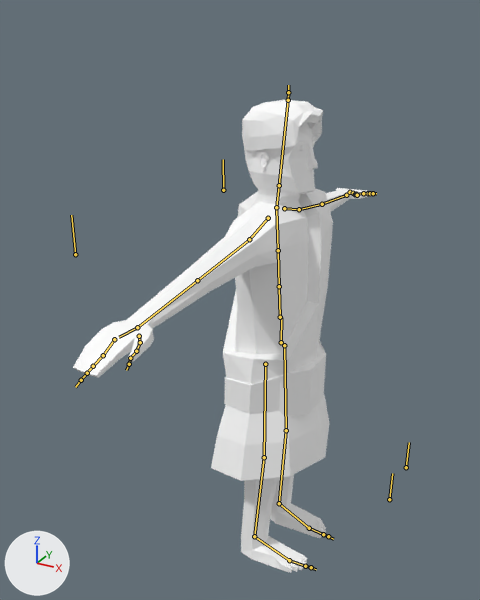
The Blender file Blend/HumanPlayer.blend as it was, and as the next commit left it.
Camera for both pictures: a 50 mm lens placed at (2.91, -6.19, 6.35), pointed at (-0.45, -0.07, 3.29). Lighting does not change. The marker at lower left points along +X, +Y and +Z. The bones that bend it are drawn over the model as lines.

Objects in the first picture: 'Belt', 'Human_Mesh', 'Tunic'.
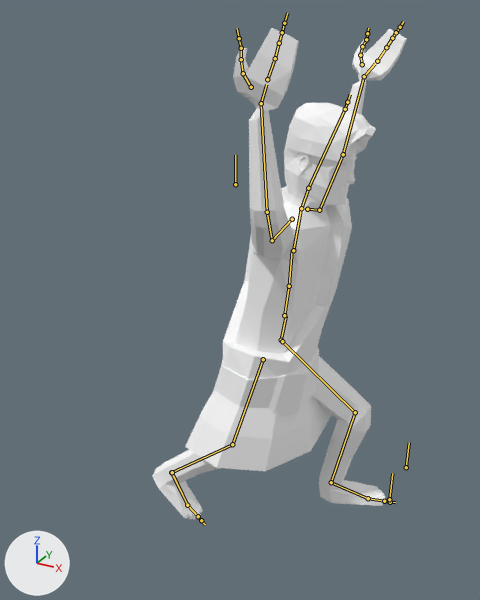
The newer file adds an action. The first version stands in its rest pose; the second is drawn at frame 40 of the action 'RunHandsUp'.

The change, as a list of edits to the scene's bpy script:
```text
Change bone_hips:
    where bone_hips = bpy.data.objects['Human Armature'].pose.bones['Hips']
    bone_hips.location: (0.0, 0.0, 0.0) -> (0.0, 0.05, 0.0)
    bone_hips.rotation_quaternion: (1.0, 0.0, 0.0, 0.0) -> (0.996, 0.088, 0.0, 0.0)  # degrees (0, 0, 0) -> degrees (10, 0, 0)
Change bone_spine1:
    where bone_spine1 = bpy.data.objects['Human Armature'].pose.bones['Spine1']  # child of 'Spine'
    bone_spine1.rotation_quaternion: (1.0, 0.0, 0.0, 0.0) -> (0.999, -0.034, 0.0, 0.0)  # degrees (0, 0, 0) -> degrees (-4, 0, 0)
Change bone_spine2:
    where bone_spine2 = bpy.data.objects['Human Armature'].pose.bones['Spine2']  # child of 'Spine1'
    bone_spine2.location: (0.0, 0.0, 0.0) -> (0.0, 0.0, 0.03)
    bone_spine2.rotation_quaternion: (1.0, 0.0, 0.0, 0.0) -> (0.999, 0.053, 0.0, 0.0)  # degrees (0, 0, 0) -> degrees (6, 0, 0)
Change bone_head:
    where bone_head = bpy.data.objects['Human Armature'].pose.bones['Head']  # child of 'Neck'
    bone_head.rotation_quaternion: (1.0, 0.0, 0.0, 0.0) -> (0.999, 0.046, 0.0, 0.0)  # degrees (0, 0, 0) -> degrees (5, 0, 0)
Change bone_handikr:
    where bone_handikr = bpy.data.objects['Human Armature'].pose.bones['HandIKR']
    bone_handikr.location: (0.0, 0.0, 0.0) -> (0.65, -1.63, -2.35)
    bone_handikr.rotation_quaternion: (1.0, 0.0, 0.0, 0.0) -> (0.145, 0.234, 0.808, -0.521)  # degrees (0, 0, 0) -> degrees (62, 151, -15)
Change bone_elbowr:
    where bone_elbowr = bpy.data.objects['Human Armature'].pose.bones['ElbowR']
    bone_elbowr.location: (0.0, 0.0, 0.0) -> (-0.29, -0.43, 9.13)
Change bone_elbowl:
    where bone_elbowl = bpy.data.objects['Human Armature'].pose.bones['ElbowL']
    bone_elbowl.location: (0.0, 0.0, 0.0) -> (0.0, 0.0, -0.5)
Change bone_handikl:
    where bone_handikl = bpy.data.objects['Human Armature'].pose.bones['HandIKL']
    bone_handikl.location: (0.0, 0.0, 0.0) -> (-0.52, -1.56, -2.23)
    bone_handikl.rotation_quaternion: (1.0, 0.0, 0.0, 0.0) -> (0.199, 0.195, -0.844, 0.459)  # degrees (0, 0, 0) -> degrees (54, -149, 10)
Change bone_footikl:
    where bone_footikl = bpy.data.objects['Human Armature'].pose.bones['FootIKL']
    bone_footikl.location: (0.0, 0.0, 0.0) -> (-0.36, 0.59, 0.98)
    bone_footikl.rotation_quaternion: (1.0, 0.0, 0.0, 0.0) -> (0.992, 0.087, 0.012, 0.087)  # degrees (0, 0, 0) -> degrees (10, 1, 10)
Change bone_footikr:
    where bone_footikr = bpy.data.objects['Human Armature'].pose.bones['FootIKR']
    bone_footikr.location: (0.0, 0.0, 0.0) -> (-0.11, -1.95, 0.05)
    bone_footikr.rotation_quaternion: (1.0, 0.0, 0.0, 0.0) -> (0.927, -0.373, 0.022, 0.018)  # degrees (0, 0, 0) -> degrees (-44, 3, 1)
```

Boxes [x1, y1, x2, y2] around the edits, measured in the pictures (480 x 600 px):
'Human_Mesh', posed (14% narrower)
    before: [73, 100, 371, 573]
    after: [152, 28, 407, 520]
'Tunic', posed (37% wider)
    before: [211, 189, 333, 481]
    after: [185, 186, 352, 471]
'Belt', posed
    before: [224, 341, 326, 417]
    after: [214, 347, 319, 415]
bone 'Hips', root to tip
    before: (281, 342) to (281, 317)
    after: (281, 340) to (286, 316)
bone 'Spine1', root to tip
    before: (279, 286) to (278, 250)
    after: (289, 286) to (292, 250)
bone 'Spine2', root to tip
    before: (278, 250) to (276, 208)
    after: (293, 250) to (301, 209)
bone 'Head', root to tip
    before: (279, 185) to (288, 100)
    after: (308, 188) to (345, 109)
bone 'HandIKR', root to tip
    before: (137, 327) to (119, 337)
    after: (261, 103) to (266, 84)
bone 'ElbowL', root to tip
    before: (223, 190) to (223, 159)
    after: (235, 184) to (235, 155)
bone 'HandIKL', root to tip
    before: (346, 195) to (349, 192)
    after: (364, 76) to (375, 64)
bone 'FootIKL', root to tip
    before: (279, 503) to (309, 528)
    after: (331, 482) to (368, 498)
bone 'FootIKR', root to tip
    before: (254, 536) to (289, 560)
    after: (172, 472) to (187, 505)
